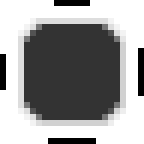
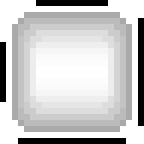
Layers edited between the first and the second 144x144 image:
showed "9patch slider fill", painted on it over [0, 0, 144, 144]
hid "panel" over [0, 0, 144, 144]
showed "slider fill", painted on it over [12, 12, 132, 132]
